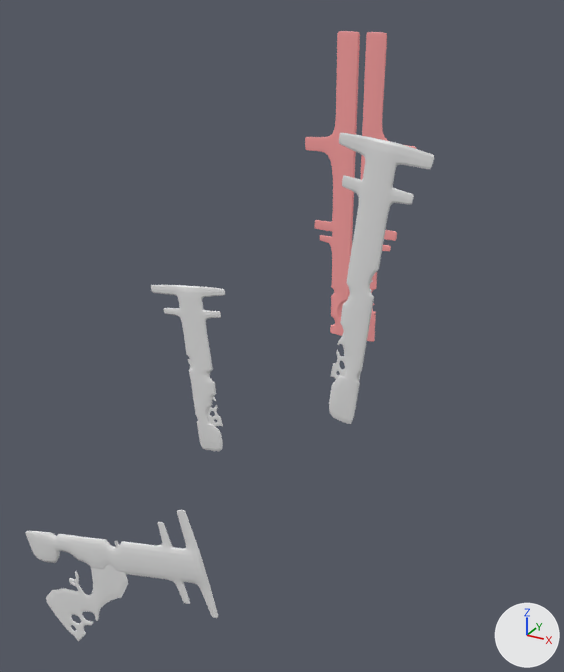
Renders of the FBX model Assets/资源/建筑/mobisi.fbx from each side of a commit.
Camera for both pictures: a 50 mm camera at (4.49, -11.57, 4.94) aimed at (0.22, -3.81, 1.05). The axes (+X, +Y, +Z) are drawn at lower right. The lights are the same throughout. The picture after the commit comes second. Where no turn or scale is listed for an object, it has been applied to the vertices.

Objects in the first picture: '平面', '平面.006', '平面.008', '平面.009', '平面.010' and 2 more.
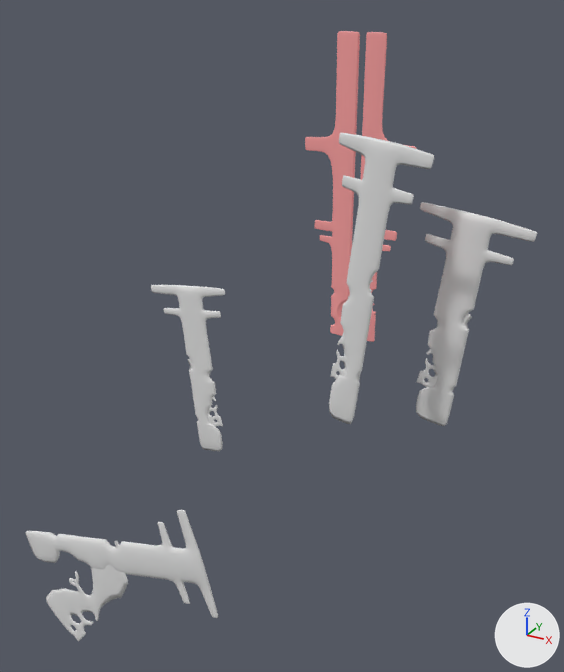
What differs and where, as boxes (x1, y1, x2, y2) in the pictures (564 x 672 px):
'平面.003', added: after (416, 202, 537, 426)
'平面.004', added: after (417, 313, 472, 392)

The change, as a diff of the scene's bpy script:
```diff
--- a/Assets/资源/建筑/mobisi.fbx.py
+++ b/Assets/资源/建筑/mobisi.fbx.py
@@ me_网格_002_1 @@
+me_网格_002_1.from_pydata(...)  # 1204 vertices, 1208 faces; spans x -0.18..0.67, y 0.0..0.02, z -0.39..1.56
@@ me_网格_001_1 @@
+me_网格_001_1.from_pydata(...)  # 1482 vertices, 1480 faces; spans x -0.52..1.31, y 0.0..0.11, z -0.73..3.12
@@ ob_平面_004 @@
+ob_平面_004 = bpy.data.objects.new('平面.004', me_网格_002_1)
+ob_平面_004.location = (0.9, 0.05, -0.88)
@@ ob_平面_003 @@
+ob_平面_003 = bpy.data.objects.new('平面.003', me_网格_001_1)
+ob_平面_003.location = (1.08, 0.0, -1.18)
```
